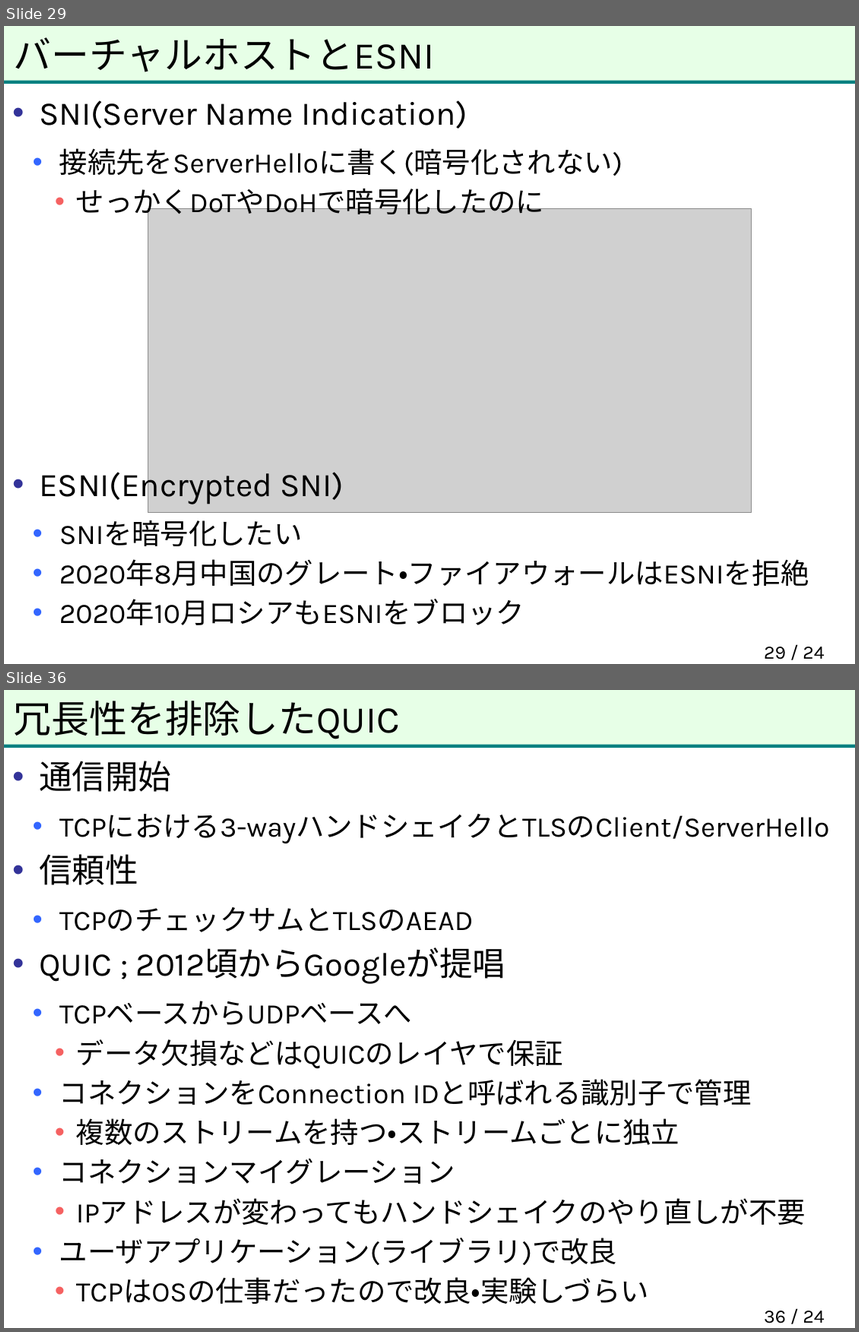
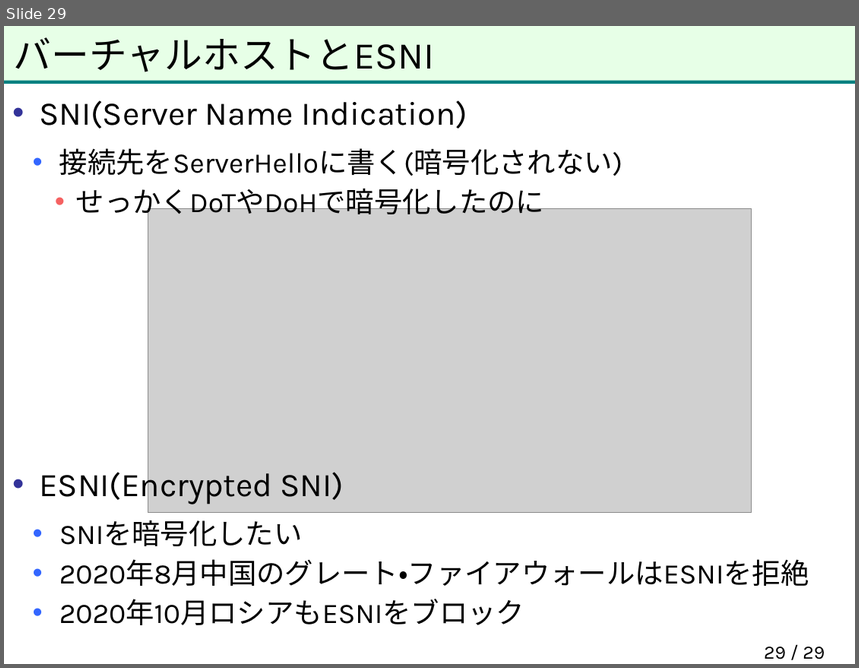
Before and after one commit to herumi/anninbon, a slide deck: lec/anninbon9.pptx. Shown one above the other, each under a label of ours: slides 29 and 36 before the commit, slide 29 after it; the slides between them are not shown. The pictures are 859x1332 and 859x668 pixels, drawn with LibreOffice and Linux fonts; fonts in the diff are those of the drawing; grey boxes stand for pictures; background and template pictures are left out. Boxes give left, top, right and bottom in pixels: in the first picture for what was removed or moved away, otherwise in the second. Text is boxed around its words. In the diff, an @@ line names an element or a change of style, - is before the commit and + after.

```diff
--- a/lec/anninbon9.pptx
+++ b/lec/anninbon9.pptx
@@ slide 36 removed at (4, 690, 855, 1328), background #FFFFFF; not listed: 2 template elements that a slide beside it also shows @@
@@ title removed at (14, 701, 400, 739) @@
-冗長性を排除したQUIC
@@ text removed at (39, 761, 830, 1304) @@
-• 通信開始
-  • TCPにおける3-wayハンドシェイクとTLSのClient/ServerHello
-• 信頼性
-  • TCPのチェックサムとTLSのAEAD
-• QUIC ; 2012頃からGoogleが提唱
-  • TCPベースからUDPベースへ
-    • データ欠損などはQUICのレイヤで保証
-  • コネクションをConnection IDと呼ばれる識別子で管理
-    • 複数のストリームを持つ・ストリームごとに独立
-  • コネクションマイグレーション
-    • IPアドレスが変わってもハンドシェイクのやり直しが不要
-  • ユーザアプリケーション(ライブラリ)で改良
-    • TCPはOSの仕事だったので改良・実験しづらい
@@ page number removed at (764, 1311, 825, 1324) @@
-36 / 24
@@ page number at (764, 647, 825, 660): text changed @@
-29 / 24
+29 / 29
```
Also in this commit, not shown: 1 slide changed, 14 other slides removed, 1 other file.
